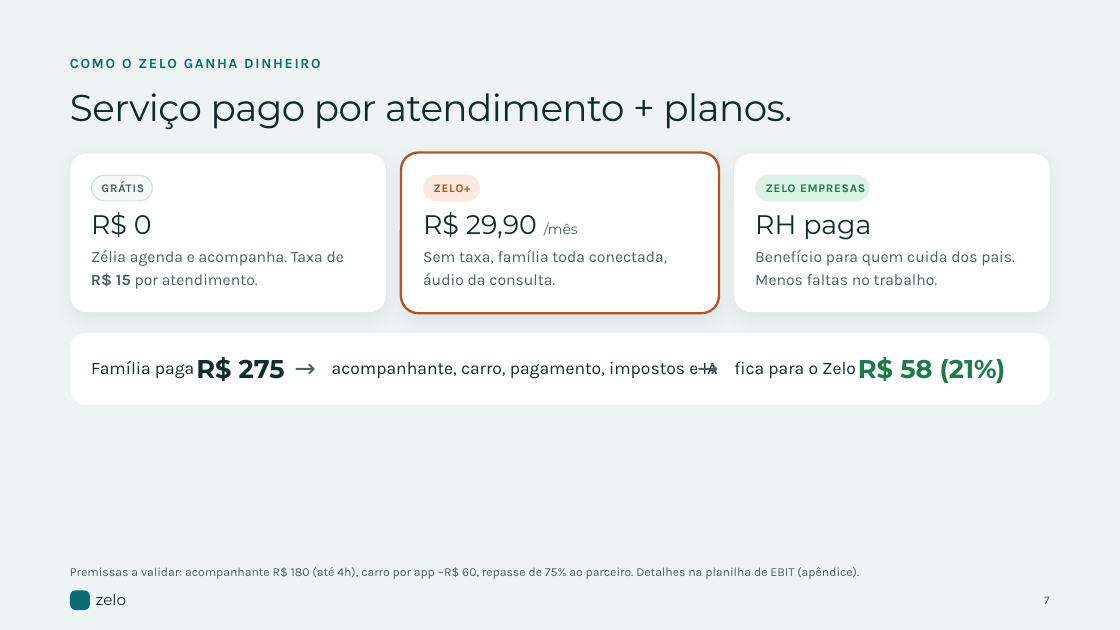
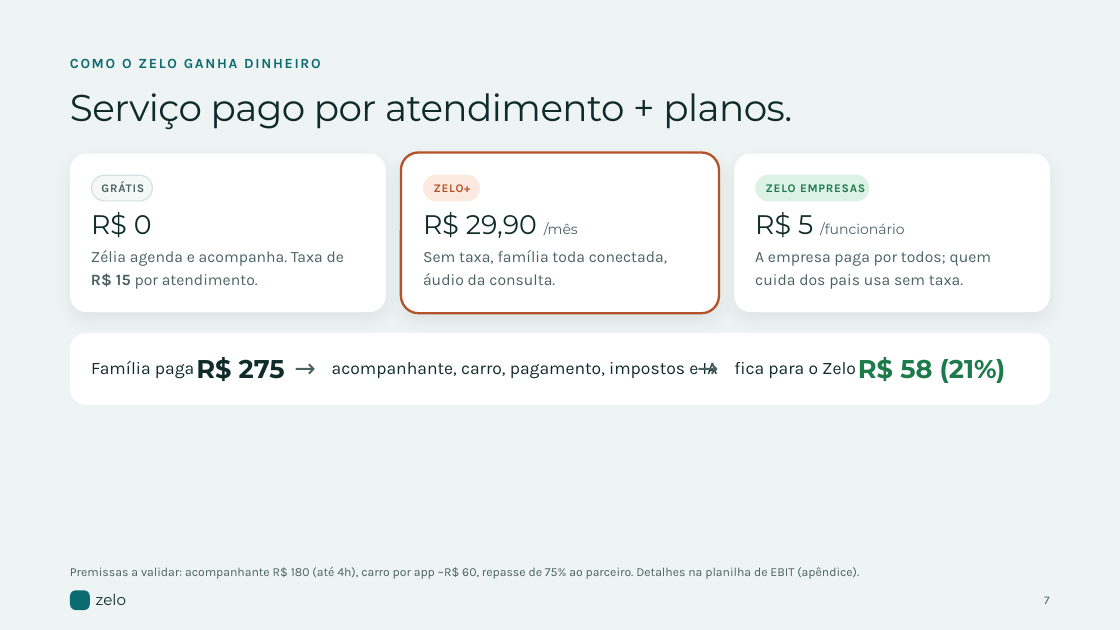
Before and after one commit to FelipeSucci0909/Semana-de-empreendedorismo, a slide deck: slide 7 of pitch/zelo-pitch.pptx. Drawn at 1120x630 pixels with LibreOffice and Linux fonts; fonts in the diff are those of the drawing; background and template pictures are left out. Boxes give left, top, right and bottom in pixels: in the first picture for what was removed or moved away, otherwise in the second. Text is boxed around its words. In the diff, an @@ line names an element or a change of style, - is before the commit and + after.

```diff
--- a/pitch/zelo-pitch.pptx
+++ b/pitch/zelo-pitch.pptx
@@ text at bbox=[755, 212, 904, 238]: text changed; size 34.5 to 18 pt; text colour #0F2B2A to #4A6261 @@
-RH paga
+R$ 5 /funcionário
@@ text at bbox=[755, 251, 992, 289]: text changed @@
-Benefício para quem cuida dos pais. Menos faltas no trabalho.
+A empresa paga por todos; quem cuida dos pais usa sem taxa.
```
Also in this commit, not shown: 1 slide added, 1 slide removed, 12 other files.
